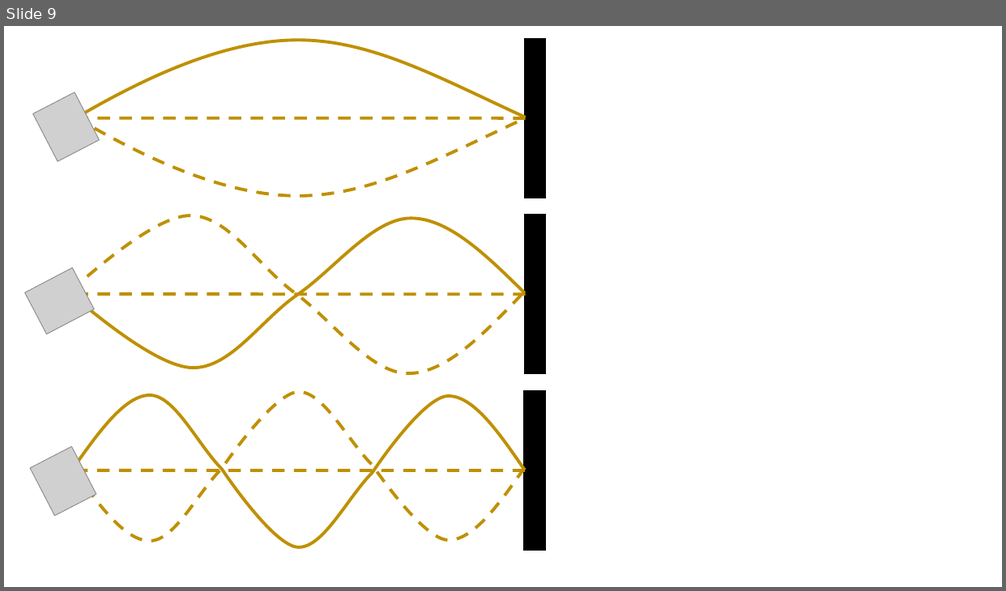
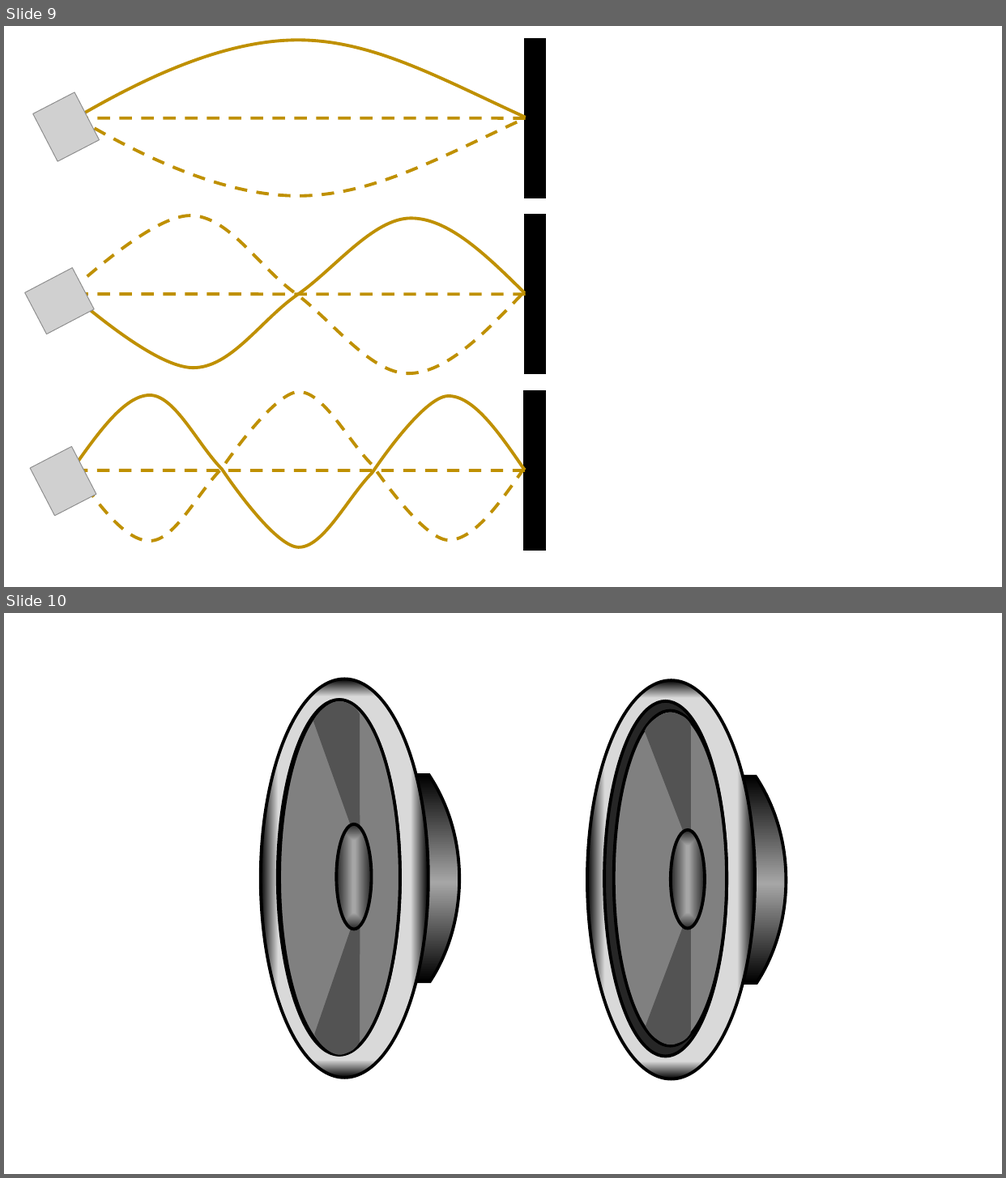
Before and after one commit to OSTP/PhysicsArtofModelling, a slide deck: tex/figures/Waves/Figures.pptx. Shown one above the other, each under a label of ours: slide 9 before the commit, slides 9 and 10 after it. The pictures are 1006x591 and 1006x1178 pixels, drawn with LibreOffice and Linux fonts; fonts in the diff are those of the drawing; grey boxes stand for pictures. Boxes give left, top, right and bottom in pixels: in the first picture for what was removed or moved away, otherwise in the second. Text is boxed around its words. In the diff, an @@ line names an element or a change of style, - is before the commit and + after.

```diff
--- a/tex/figures/Waves/Figures.pptx
+++ b/tex/figures/Waves/Figures.pptx
@@ slide 10 added at <box>4,613,1002,1174</box>, background #FFFFFF @@
@@ ellipse added at <box>261,679,428,1078</box>, fill gradient #D9D9D9 to #000000, outline #000000 3 pt @@
@@ ellipse added at <box>278,700,400,1056</box>, fill #262626, outline #000000 3 pt @@
@@ ellipse added at <box>279,700,400,1055</box>, fill #808080, outline #000000 3 pt @@
@@ freeform shape added at <box>313,701,360,833</box>, fill #525252 @@
@@ freeform shape added at <box>408,775,459,982</box>, fill gradient #000000 to #A6A6A6, outline #000000 3 pt @@
@@ ellipse added at <box>336,824,371,929</box>, fill gradient #A6A6A6 to #262626, outline #000000 3 pt @@
@@ group added at <box>587,680,786,1079</box>: 4 ellipses, 3 freeform shapes @@
@@ freeform shape added at <box>315,922,360,1054</box>, fill #525252 @@
```
Also in this commit, not shown: 1 slide changed, 1 other slide added, 1 slide removed, 6 other files.
